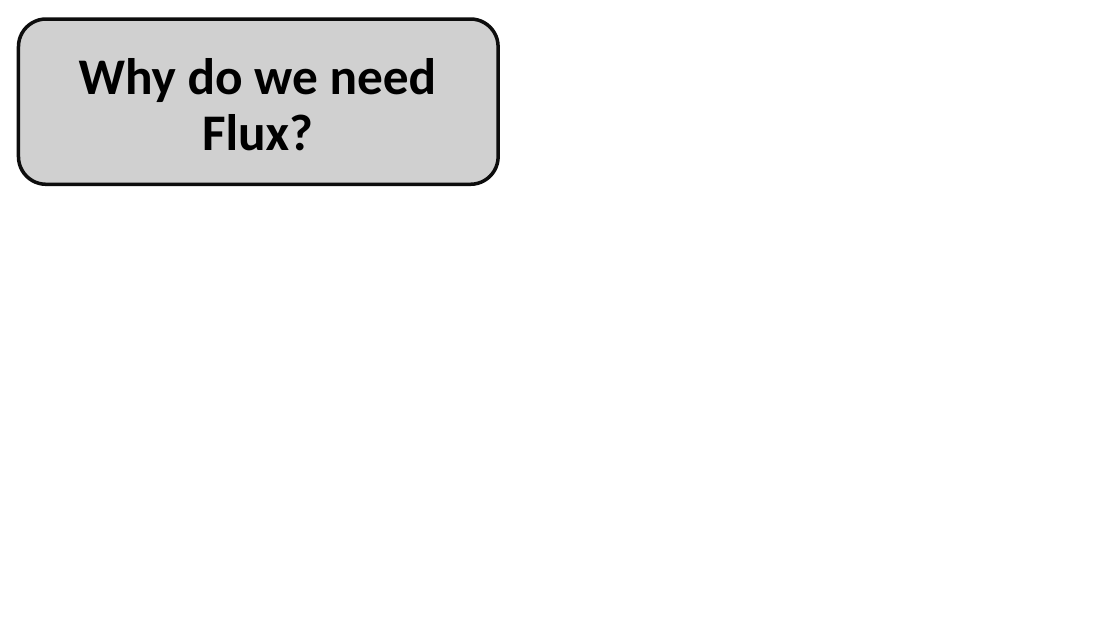
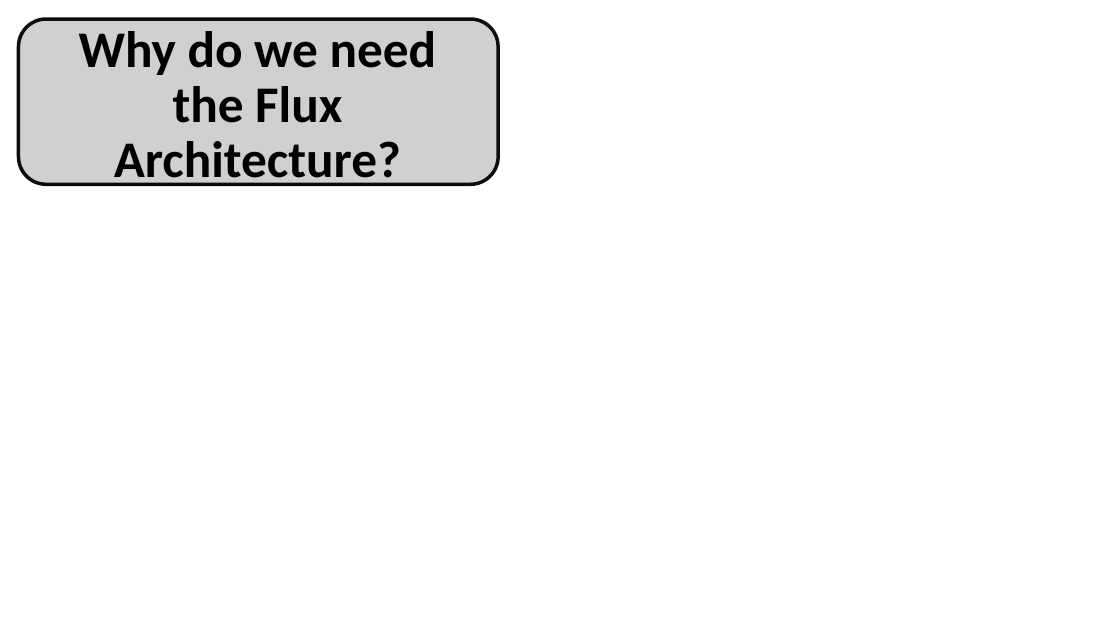
Before and after one commit to DarynHolmes/vue-vuex-interop, a slide deck: slide 29 of slides/Vue.pptx (slide 21 before the commit). Drawn at 1120x630 pixels with LibreOffice and Linux fonts; fonts in the diff are those of the drawing; grey boxes stand for pictures; background and template pictures are left out. Boxes give left, top, right and bottom in pixels: in the first picture for what was removed or moved away, otherwise in the second. Text is boxed around its words. In the diff, an @@ line names an element or a change of style, - is before the commit and + after.

```diff
--- a/slides/Vue.pptx
+++ b/slides/Vue.pptx
@@ text at [79,31,437,190]: text changed @@
-Why do we need Flux?
+Why do we need the Flux Architecture?
```
Also in this commit, not shown: 14 other slides changed, 11 slides added, 3 slides removed, 2 other files.
